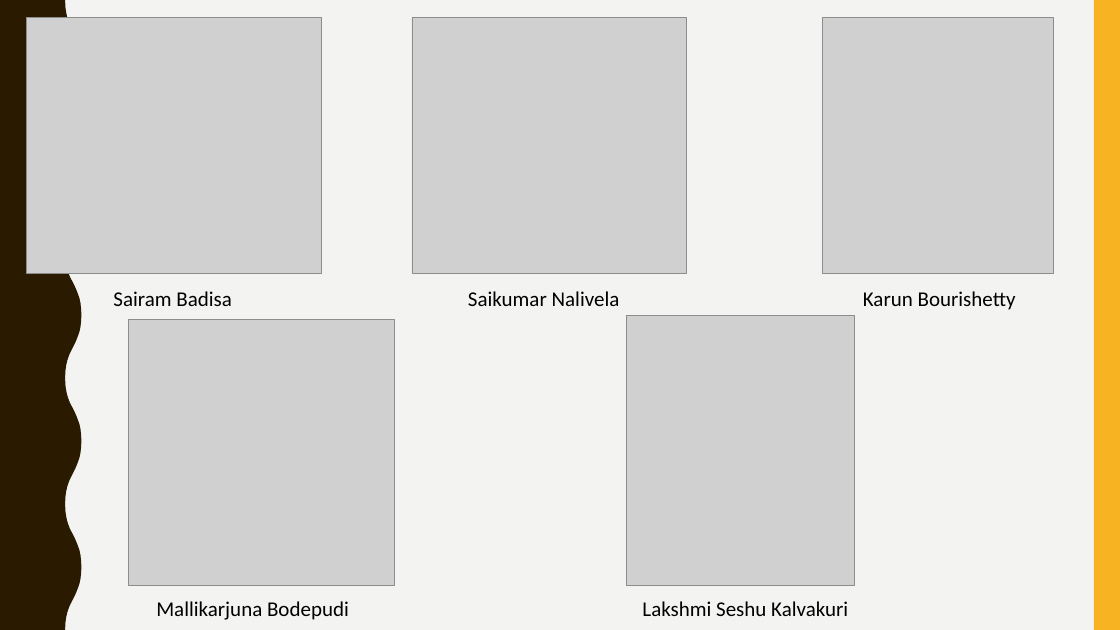
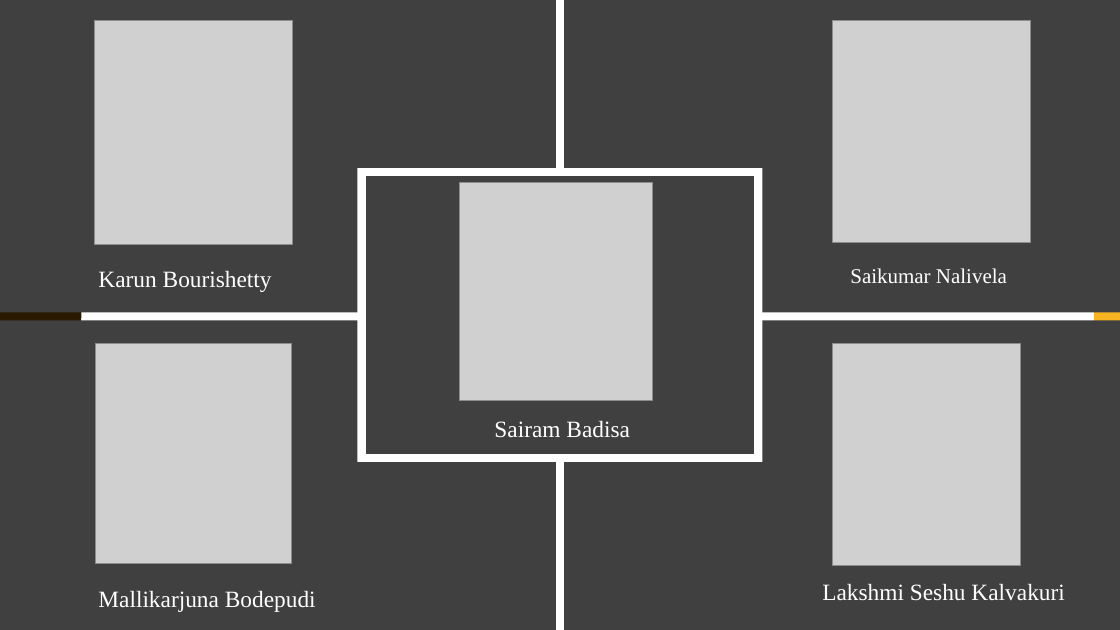
Before and after one commit to badisasairam/Hive, a slide deck: slide 2 of docs/HIVE.pptx. Drawn at 1120x630 pixels with LibreOffice and Linux fonts; fonts in the diff are those of the drawing; grey boxes stand for pictures. Boxes give left, top, right and bottom in pixels: in the first picture for what was removed or moved away, otherwise in the second. Text is boxed around its words. In the diff, an @@ line names an element or a change of style, - is before the commit and + after.

```diff
--- a/docs/HIVE.pptx
+++ b/docs/HIVE.pptx
@@ background #F3F3F2 to #FFFFFF @@
@@ freeform shape added at (x1=0, y1=0, x2=556, y2=313), fill #404040 @@
@@ picture resized from (x1=823, y1=18, x2=1054, y2=273) to (x1=94, y1=20, x2=293, y2=244) @@
@@ freeform shape added at (x1=565, y1=0, x2=1120, y2=313), fill #404040 @@
@@ picture resized from (x1=412, y1=18, x2=686, y2=273) to (x1=833, y1=20, x2=1030, y2=243) @@
@@ freeform shape added at (x1=366, y1=176, x2=755, y2=454), fill #404040 @@
@@ picture resized from (x1=27, y1=18, x2=321, y2=273) to (x1=460, y1=182, x2=653, y2=401) @@
@@ size 18 to 20 pt, font Calibri to Times New Roman, text colour #000000 to #FFFFFF in 4 elements at (x1=98, y1=591, x2=316, y2=612), (x1=822, y1=584, x2=1064, y2=600), (x1=494, y1=421, x2=630, y2=437), (x1=98, y1=271, x2=272, y2=292) @@
@@ text "Karun Bourishetty" moved from (x1=863, y1=291, x2=1016, y2=310) to (x1=98, y1=271, x2=272, y2=292) @@
@@ text "Saikumar Nalivela" moved from (x1=468, y1=291, x2=620, y2=306) to (x1=850, y1=268, x2=1007, y2=283) @@
@@ text "Saikumar Nalivela" at (x1=850, y1=268, x2=1007, y2=283): font Calibri to Times New Roman, text colour #000000 to #FFFFFF @@
@@ freeform shape added at (x1=0, y1=321, x2=556, y2=630), fill #404040 @@
@@ freeform shape added at (x1=565, y1=321, x2=1120, y2=630), fill #404040 @@
@@ picture resized from (x1=129, y1=320, x2=394, y2=586) to (x1=96, y1=344, x2=292, y2=564) @@
@@ picture resized from (x1=627, y1=316, x2=855, y2=586) to (x1=833, y1=344, x2=1020, y2=565) @@
@@ text "Sairam Badisa" moved from (x1=113, y1=291, x2=232, y2=306) to (x1=494, y1=421, x2=630, y2=437) @@
@@ text "Mallikarjuna Bodepudi" moved from (x1=156, y1=601, x2=349, y2=620) to (x1=98, y1=591, x2=316, y2=612) @@
@@ text "Lakshmi Seshu Kalvakuri" moved from (x1=642, y1=601, x2=848, y2=616) to (x1=822, y1=584, x2=1064, y2=600) @@
```
Also in this commit, not shown: 34 other slides changed, 1 slide added.
